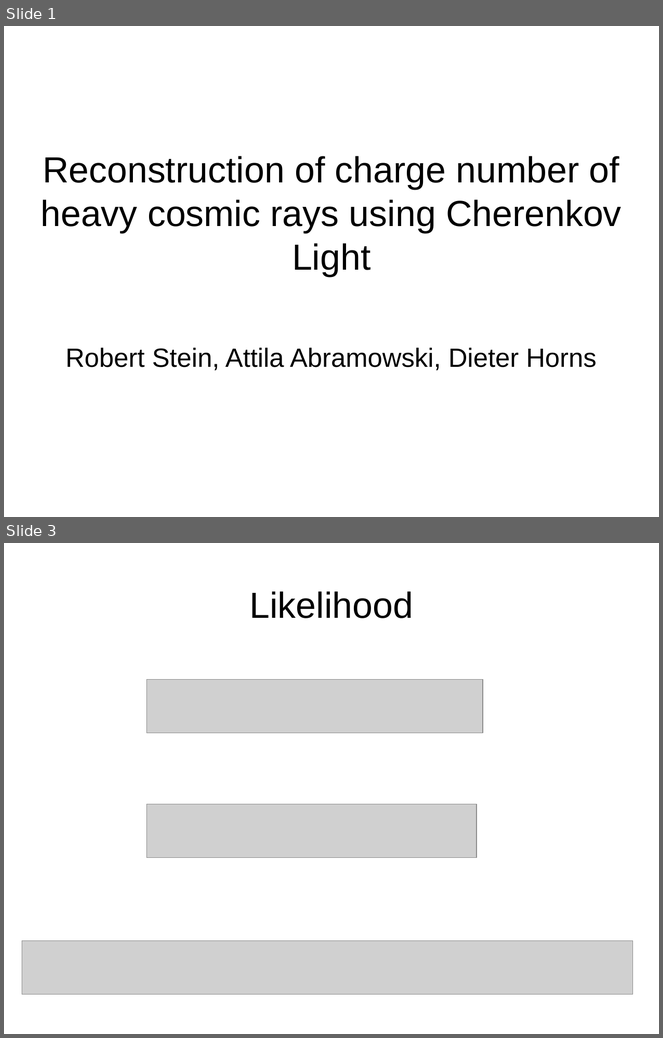
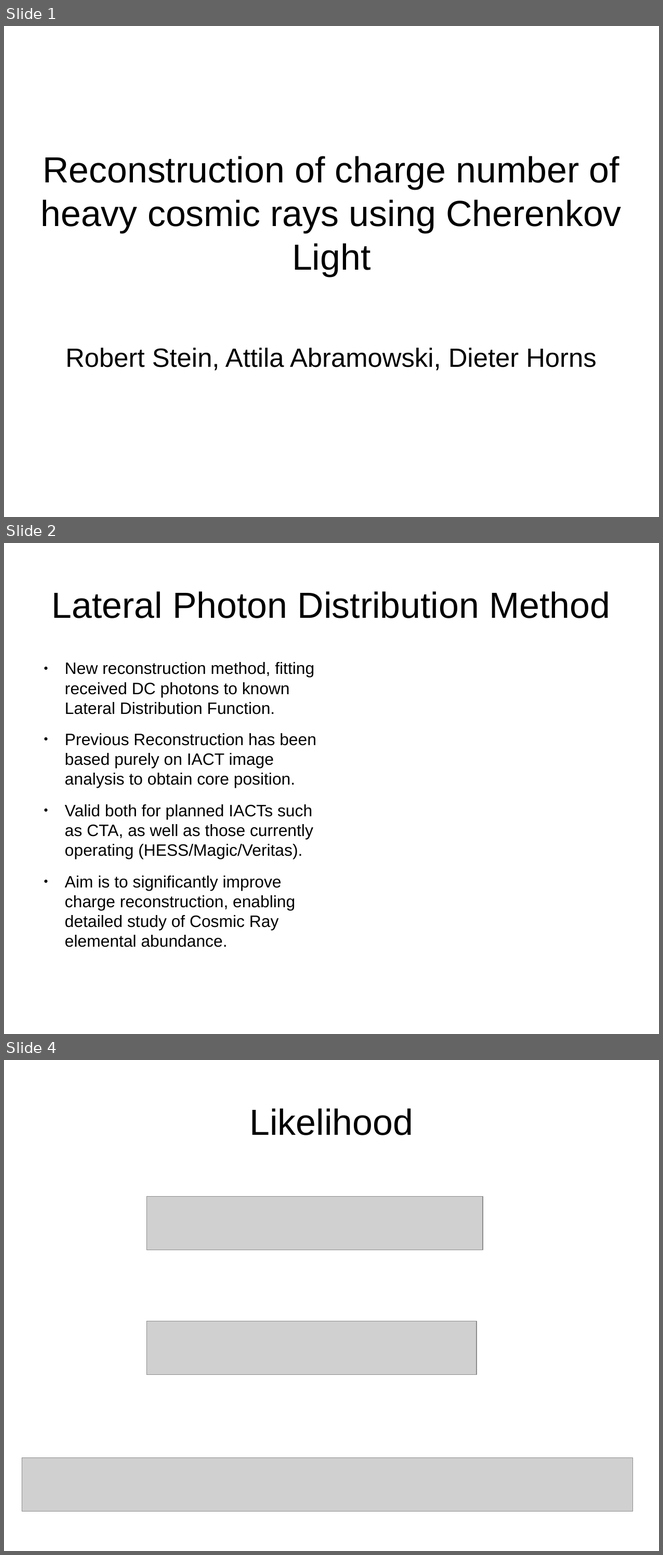
Before and after one commit to robertdstein/DESY, a slide deck: presentations/dpg presentation/slides.odp. Shown one above the other, each under a label of ours: slides 1 and 3 before the commit, slides 1, 2 and 4 after it; the slides between them are not shown. The pictures are 663x1038 and 663x1555 pixels, drawn with LibreOffice and Linux fonts; fonts in the diff are those of the drawing; grey boxes stand for pictures. Boxes give left, top, right and bottom in pixels: in the first picture for what was removed or moved away, otherwise in the second. Text is boxed around its words. In the diff, an @@ line names an element or a change of style, - is before the commit and + after.

```diff
--- a/presentations/dpg presentation/slides.odp
+++ b/presentations/dpg presentation/slides.odp
@@ slide 2 added at [4,543,659,1034], background #FFFFFF @@
@@ title added at [52,591,610,618], 44 pt, text #000000 @@
+Lateral Photon Distribution Method
@@ text added at [65,662,317,948], 20 pt, text #000000 @@
+● New reconstruction method, fitting received DC photons to known Lateral Distribution Function.
+● Previous Reconstruction has been based purely on IACT image analysis to obtain core position.
+● Valid both for planned IACTs such as CTA, as well as those currently operating (HESS/Magic/Veritas).
+● Aim is to significantly improve charge reconstruction, enabling detailed study of Cosmic Ray elemental abundance.
@@ what was slide 3 is now slide 4 @@
```
Also in this commit, not shown: 2 slides changed, 2 other slides added, 1 slide removed, 44 other files.
